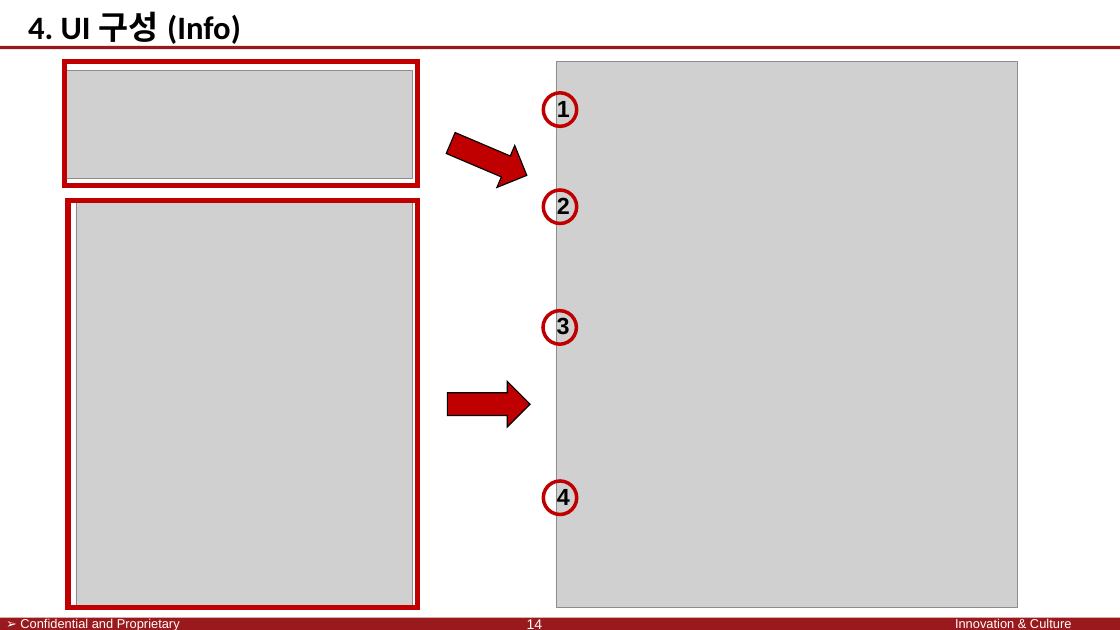
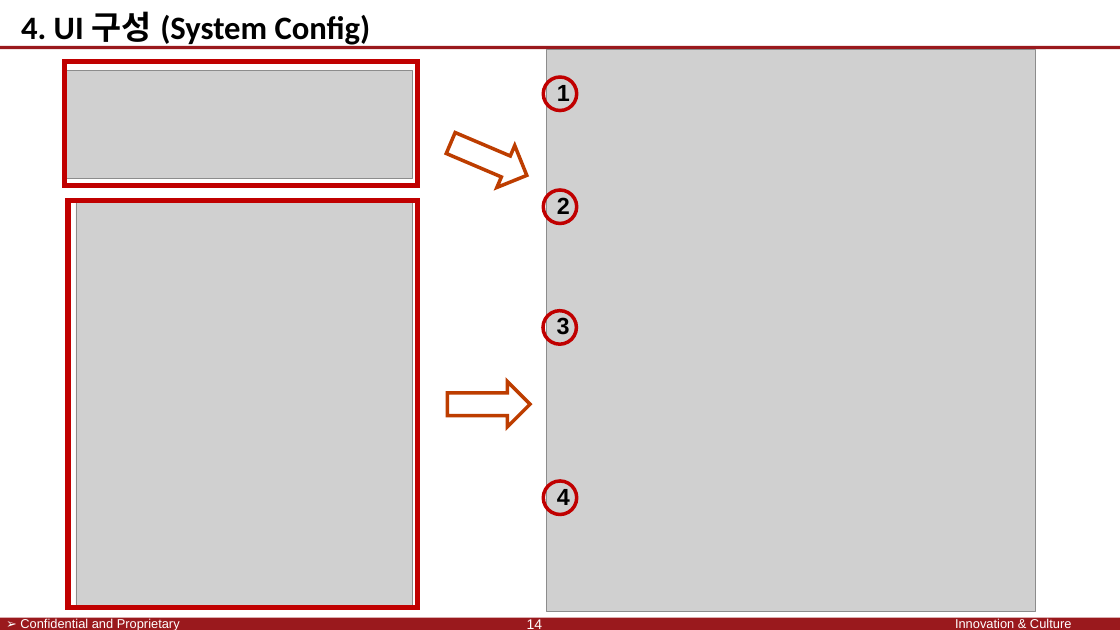
Before and after one commit to SaintSeong/JusungProject, a slide deck: slide 14 of A조 발표/A조 발표.pptx. Drawn at 1120x630 pixels with LibreOffice and Linux fonts; fonts in the diff are those of the drawing; grey boxes stand for pictures; background and template pictures are left out. Boxes give left, top, right and bottom in pixels: in the first picture for what was removed or moved away, otherwise in the second. Text is boxed around its words. In the diff, an @@ line names an element or a change of style, - is before the commit and + after.

```diff
--- a/A조 발표/A조 발표.pptx
+++ b/A조 발표/A조 발표.pptx
@@ text at (x1=21, y1=11, x2=371, y2=48): text changed @@
-4. UI 구성 (Info)
+4. UI 구성 (System Config)
@@ picture resized from (x1=557, y1=61, x2=1017, y2=607) to (x1=547, y1=50, x2=1036, y2=612) @@
@@ ellipse moved from (x1=544, y1=93, x2=577, y2=127) to (x1=544, y1=77, x2=577, y2=111) @@
@@ text "1" moved from (x1=557, y1=98, x2=570, y2=122) to (x1=557, y1=82, x2=570, y2=106) @@
@@ right arrow at (x1=442, y1=122, x2=536, y2=196): fill #C00000 to none; outline #000000 1 pt to #BD3D00 3 pt @@
@@ right arrow at (x1=448, y1=381, x2=530, y2=427): fill #C00000 to none; outline #000000 1 pt to #BD3D00 3 pt @@
```
Also in this commit, not shown: 3 other slides changed, 1 slide added.
